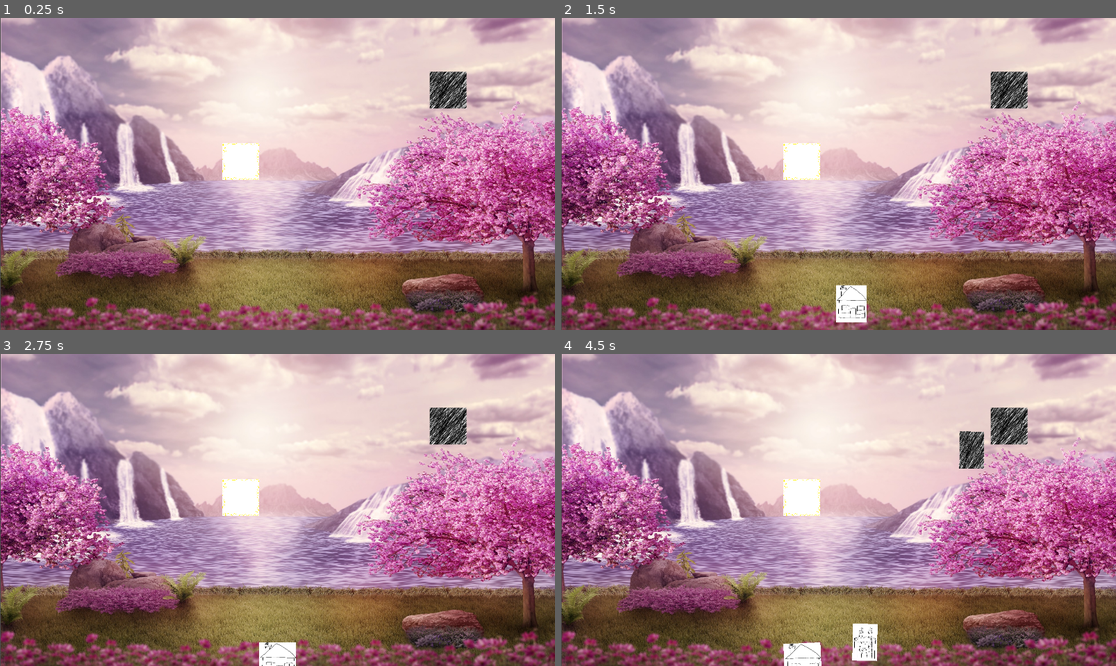
Above: before the commit, frames 1-4 (two rows, left to right).
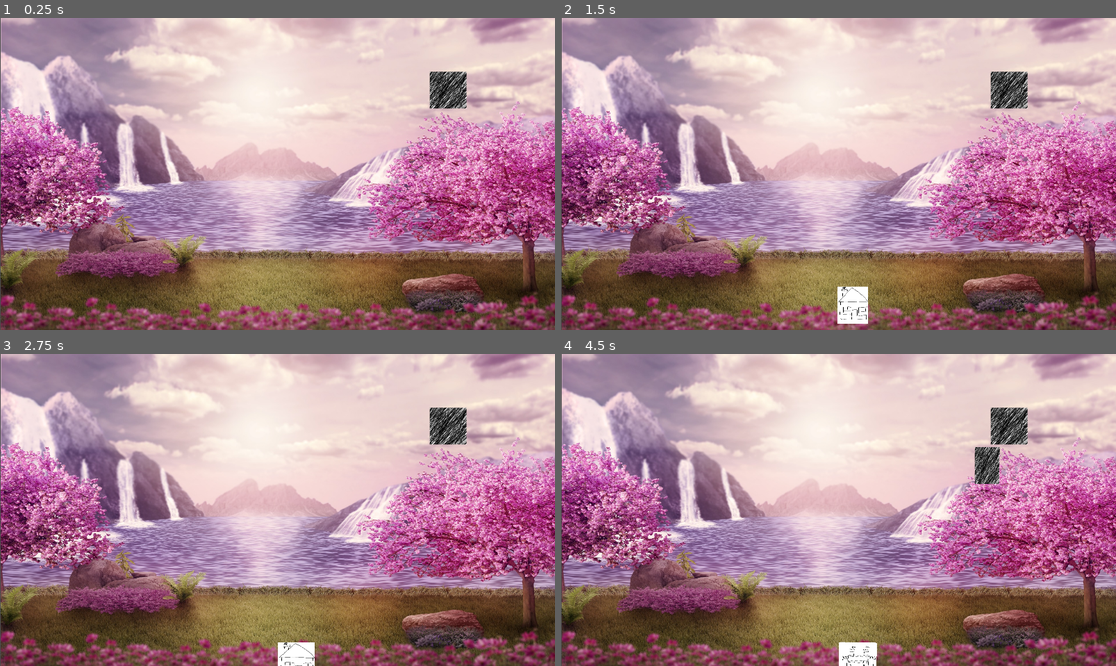
Above: after the commit, the same moments.

Repository: Reeyan283/ianCardGame
Game: Godot game, scene res://play_space.tscn
Same seed, same stepped clock (60 frames per second), same inputs: the game is played once before the commit and once after it.
Inputs (mouse positions are in pixels of both pictures, inside the frame that each line leads up to; where the layout moved, square brackets give the same spot in the first picture):
- Up to frame 1 (0.25 s): no input
- Up to frame 2 (1.5 s): click (1010, 89) at 0.5 s; click (894, 252) [888, 245] at 1.25 s
- Up to frame 3 (2.75 s): click (277, 659) at 2 s
- Up to frame 4 (4.5 s): click (1010, 425) at 2.75 s; click (816, 659) at 3.52 s; click (1010, 425) at 4.25 s

The runs differ from the first frame. In frame 1, 0.8% of the frame differs, in the area x 40-47%, y 40-52%; in frame 2, 1.0%; in frame 3, 1.3%; in frame 4, 2.8%, in the area x 40-80%, y 24-100%.
Error after the commit: Trying to assign value of type 'Node' to a variable of type 'MarginContainer'. (res://play_space.gd:51)

Commit message:
Little fixes

Diff:
--- a/cards/card_base.gd
+++ b/cards/card_base.gd
@@ -1,8 +1,6 @@
 extends MarginContainer
 
 @onready var card_database: Script = preload("res://assets/cards/card_database.gd")
-@onready var play_space = $'../../../'
-
 var card_name : String
 @onready var card_info: Array = card_database.DATA.get(card_database[card_name])
 @onready var card_img_path: String = str("res://assets/cards/", card_info[0], "/", card_name, ".png")
@@ -18,7 +16,6 @@
 var organize_time: float = 0.2
 var focus_time: float = 0.25
 var freeze_time: float = 0
-var in_mouse_time: float = 0.1
 var draw_shift_delay: float = 0.55
 
 # Card States
@@ -51,7 +48,6 @@
 var focus_size: float = 2
 var focus_organize_flag: bool = true
 var hand_card_count: int = 0
-var card_select_flag: bool = true
 var index = 0
 
 func _physics_process(delta):
@@ -61,17 +57,7 @@
 		InPlay:
 			pass
 		InMouse:
-			if setup_flag:
-				setup()
-			if t <=1:
-				position = start_pos.lerp(get_global_mouse_position() - play_space.CARD_SIZE * .5, t)
-				rotation = start_rot * (1-t) + 0*t
-				scale = start_scale * (1-t) + orignal_scale * t
-
-				increment_t(delta,in_mouse_time)
-			else:
-				position = get_global_mouse_position() - play_space.CARD_SIZE * .5
-				rotation = target_rot
+			pass
 		FocusInHand:
 			if setup_flag:
 				setup()
@@ -84,7 +70,7 @@
 
 				if focus_organize_flag:
 					focus_organize_flag = false
-					hand_card_count = get_parent().get_child_count()
+					hand_card_count = get_node("../../Cards").get_child_count()
 
 					for i in hand_card_count:
 						if i < index:
@@ -98,29 +84,25 @@
 				scale = orignal_scale * focus_size
 
 		MoveDrawnCardToHand:
-			if setup_flag:
-				setup()
 			if t <=1:
+				print(target_pos)
 				position = start_pos.lerp(target_pos, t)
 				rotation = start_rot * (1-t) + target_rot*t
 				scale.x = orignal_scale.x * abs(2*t - 1)
-
 				if $CardBack.visible:
 					if t >= 0.5:
 						$CardBack.visible = false
-
+				if t >= draw_shift_delay and draw_shift_flag:
+					$'../../'.alignCards()
+					draw_shift_flag = false
 				increment_t(delta,draw_time)
-
-				#if t >= draw_shift_delay and draw_shift_flag:
-				#	play_space.alignCards(true, 1)
-				#	draw_shift_flag = false
 			else:
+				print(target_pos)
 				position = target_pos
 				rotation = target_rot
 				scale.x = orignal_scale.x
 				state = InHand
 				t = 0
-
 		OrganiseHand:
 			if setup_flag:
 				setup()
@@ -149,60 +131,12 @@
 	if not card.state == MoveDrawnCardToHand:
 		card.state = OrganiseHand
 
-func find_nearest_slot():
-	var adjusted_pos = position + play_space.CARD_SIZE * .5
-	var nearest_slot = INF
-	var largest_dist = -INF
-	var largest_slot_pos = []
-	for card_slot in play_space.find_child("CardSlots").get_children():
-		var card_slot_pos = card_slot.position + play_space.CARD_SIZE * .5
-		var dist = sqrt(((card_slot_pos.x - adjusted_pos.x) * (card_slot_pos.x - adjusted_pos.x)) + ((card_slot_pos.y - adjusted_pos.y) * (card_slot_pos.y - adjusted_pos.y)))
-
-		if dist > largest_dist:
-			largest_dist = dist
-			nearest_slot = card_slot
-			largest_slot_pos = card_slot_pos
-
-	return [largest_dist, nearest_slot]
 func setup():
 	start_pos = position
 	start_rot = rotation
 	start_scale = scale
 	t = 0
 	setup_flag = false
-
-func _input(event):
-	match state:
-		FocusInHand, InMouse:
-			if event.is_action_pressed("ui_select"):
-				if card_select_flag:
-					state = InMouse
-					setup_flag = true
-					card_select_flag = false
-			elif event.is_action_released("ui_select"):
-				if not card_select_flag:
-					var nearest_slot_dist = find_nearest_slot()[0]
-					var nearest_slot = find_nearest_slot()[1]
-					print(nearest_slot.get_child_count())
-					if nearest_slot_dist < 100 and nearest_slot.get_child_count() == 1:
-						position = find_nearest_slot()[1].position
-						state = InPlay
-						reparent(find_nearest_slot()[1])
-
-						play_space.alignCards(false, 0)
-						setup_flag = true
-						focus_organize_flag = true
-						card_select_flag = true
-					else:
-						target_pos = hand_pos
-						state = OrganiseHand
-						play_space.alignCards(false, 0)
-						setup_flag = true
-						focus_organize_flag = true
-						card_select_flag = true
-
-		InPlay:
-			pass
 
 func _on_focus_mouse_entered():
 	match state:
@@ -211,8 +145,7 @@
 			target_rot = 0
 			target_pos = hand_pos
 			freeze_time = 0
-			target_pos.y = get_viewport().size.y - play_space.CARD_SIZE.y * focus_size * .75
-
+			target_pos.y = get_viewport().size.y - $'../../'.CARD_SIZE.y * focus_size * .87
 			state = FocusInHand
 
 
@@ -221,7 +154,7 @@
 		FocusInHand:
 			target_pos = hand_pos
 			state = OrganiseHand
-			play_space.alignCards(false, 0)
+			$'../../'.alignCards()
 			setup_flag = true
 			focus_organize_flag = true
 
--- a/play_space.gd
+++ b/play_space.gd
@@ -1,8 +1,6 @@
 extends Node2D
 
 const CARD_BASE = preload("res://cards/card_base.tscn")
-const CARD_SLOT = preload("res://board/card_slot_base.tscn")
-
 const CARD_SIZE = Vector2(128, 128)
 
 var card_selected = []
@@ -14,19 +12,13 @@
 var hand_circle_angle_vector: Vector2 = Vector2()
 const HAND_SPREAD_ANGLE: float = .047
 
-var card_slot_states = []
+var hand_card_count = 0
+
 func _ready():
-	var card_slot = CARD_SLOT.instantiate()
-	card_slot.position = get_viewport().size * 0.4
-	card_slot.size = CARD_SIZE
-	$CardSlots.add_child(card_slot)
-	card_slot_states.append(false)
 	pass
 
 func draw_card(deck : Array) -> String:
-	var cards_node: Node = get_node("Cards/Hand")
-	var card_count: int = cards_node.get_child_count()
-	hand_circle_angle = PI/2 - HAND_SPREAD_ANGLE*(float(card_count)/2)
+	hand_circle_angle = PI/2 - HAND_SPREAD_ANGLE*(float(hand_card_count)/2)
 
 	var new_card = CARD_BASE.instantiate()
 
@@ -43,22 +35,19 @@
 	new_card.target_rot = PI/2 - hand_circle_angle
 	new_card.state = new_card.MoveDrawnCardToHand
 
-	new_card.index = card_count
+	new_card.index = hand_card_count
 
-	alignCards(true, 0.55)
+	$Cards.add_child(new_card)
 
-	$Cards/Hand.add_child(new_card)
-
+	hand_card_count += 1
 
 	return new_card.card_name
 
-func alignCards(new_card : bool, delay : float):
-	var cards_node: Node = get_node("Cards/Hand")
-	var card_count: int = cards_node.get_child_count()
-	if not new_card:
-		card_count -= 1
+func alignCards():
+	var cards_node: Node = get_node("Cards")
+	var card_count: int = cards_node.get_child_count() - 1
+
 	var i = 0
-
 	for card : MarginContainer in cards_node.get_children():
 		hand_circle_angle = PI/2 + HAND_SPREAD_ANGLE * (float(card_count)/2 - i)
 		hand_circle_angle_vector = hand_circle_radius * Vector2(cos(hand_circle_angle), -sin(hand_circle_angle))
